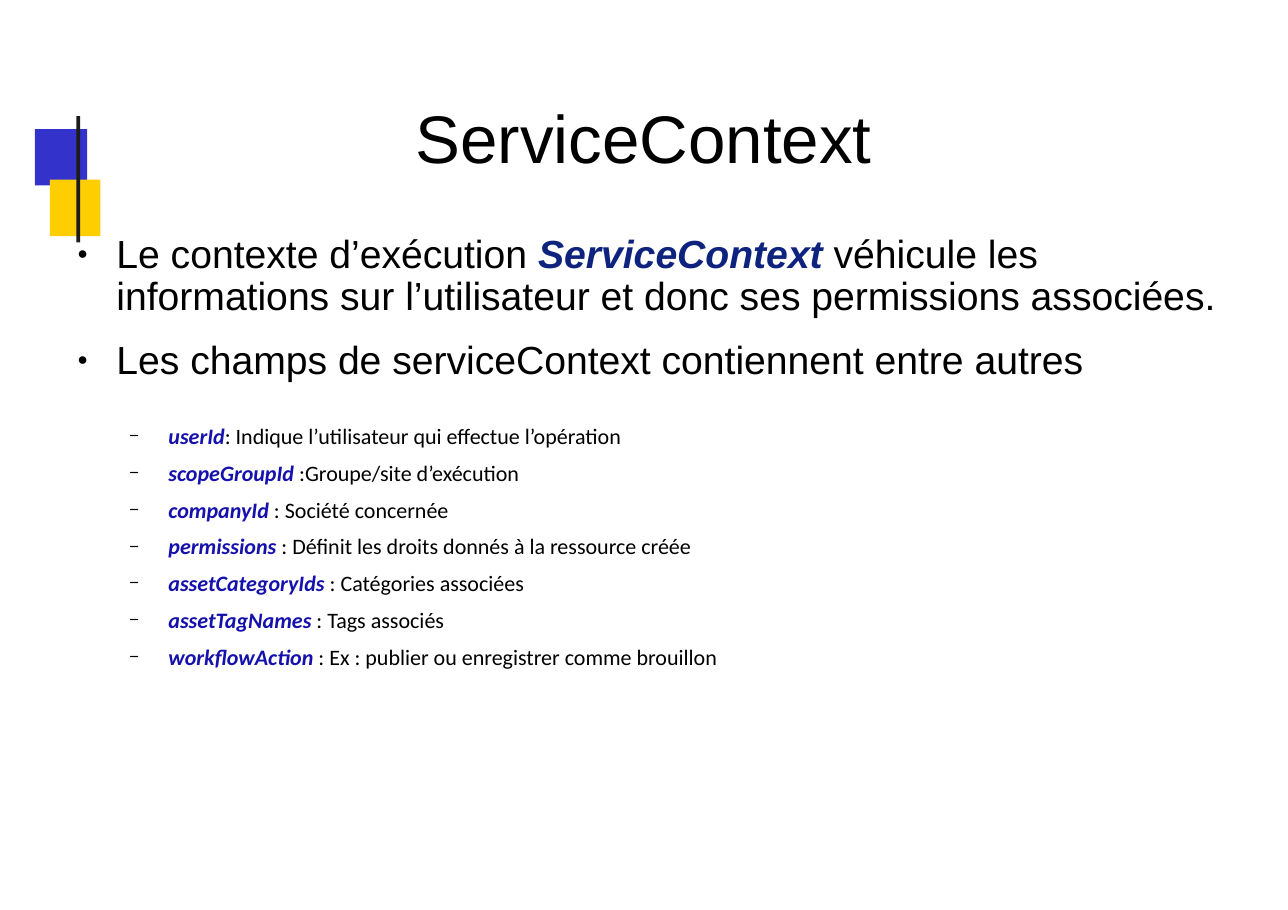
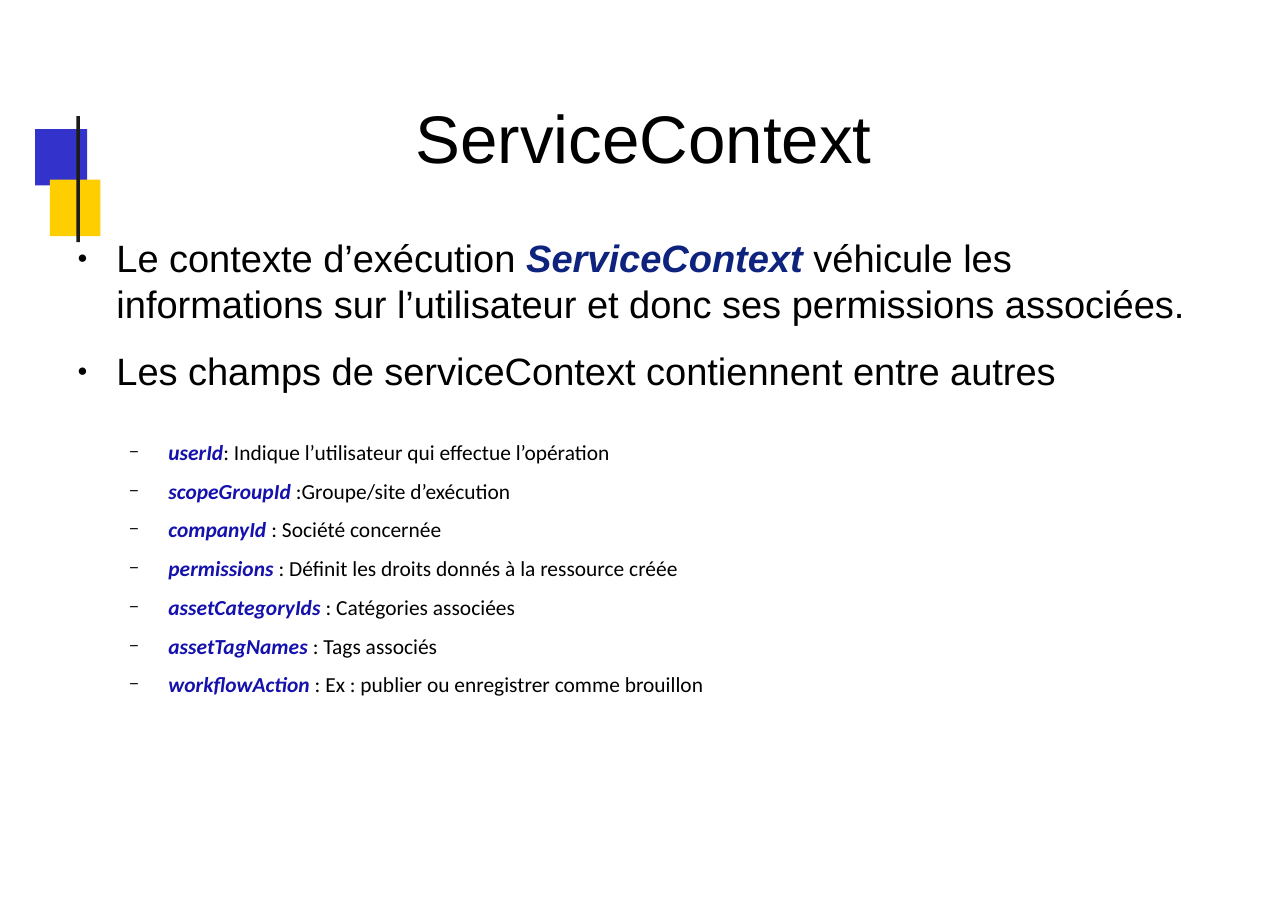
Before and after one commit to dthibau/liferay, a slide deck: slide 166 of Lrd7.pptx (slide 163 before the commit). Drawn at 1288x910 pixels with LibreOffice and Linux fonts; fonts in the diff are those of the drawing; background and template pictures are left out. Boxes give left, top, right and bottom in pixels: in the first picture for what was removed or moved away, otherwise in the second. Text is boxed around its words. In the diff, an @@ line names an element or a change of style, - is before the commit and + after.

```diff
--- a/Lrd7.pptx
+++ b/Lrd7.pptx
@@ text "Le contexte d’exécution ServiceContext véhicule ..." at bbox=[116, 244, 1184, 696]: size 25.6 to 24.9 pt in "Le contexte d’exécution ServiceContext véhicule les informat ...", "Les champs de serviceContext contiennent entre autres"; size 14.4 to 14 pt in "userId: Indique l’utilisateur qui effectue l’opération", "scopeGroupId :Groupe/site d’exécution", "companyId : Société concernée", "permissions : Définit les droits donnés à ..." and 3 more places; line spacing 0.9 to 1 @@
```
Also in this commit, not shown: 42 other slides changed, 3 slides added, 3 other files.
